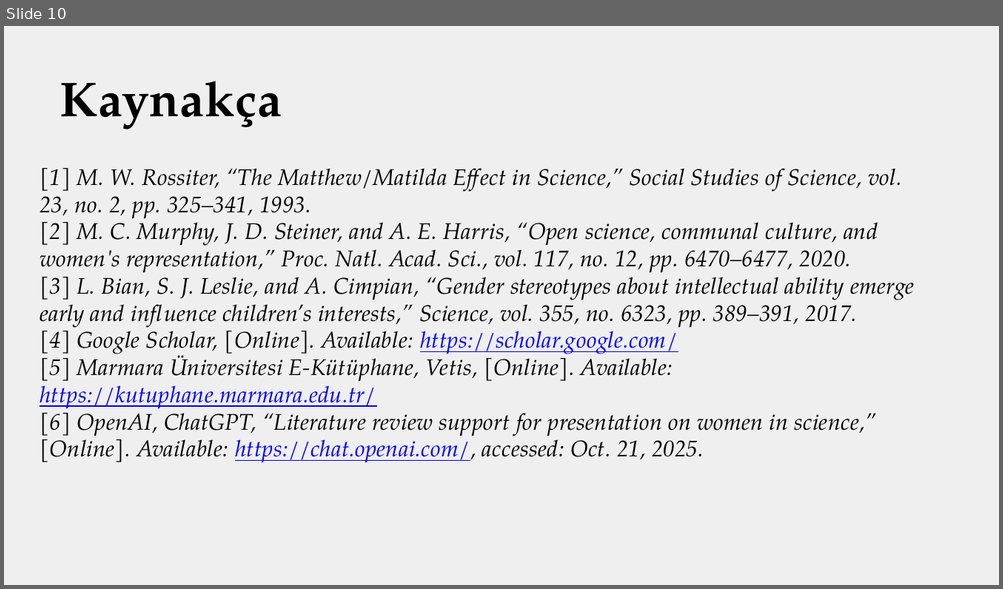
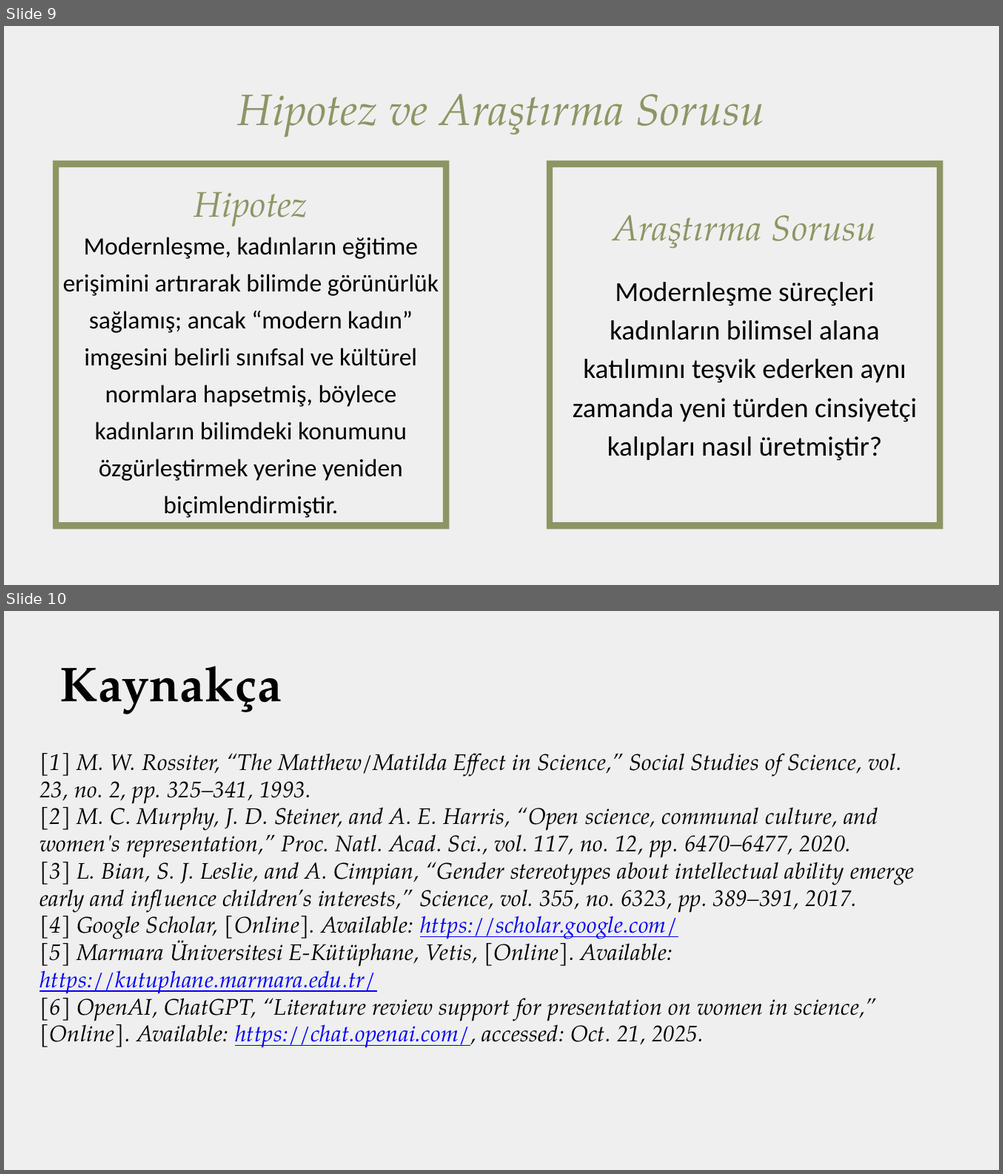
Before and after one commit to beyzaozgu/Arastirma-Yontem-Teknikleri-Grup, a slide deck: Bilim Tarihinde Kadınların Gecikmiş Katılımı ; Engeller , Algılar ve Dönüşümler MP2.pptx. Shown one above the other, each under a label of ours: slide 10 before the commit, slides 9 and 10 after it. The pictures are 1003x589 and 1003x1174 pixels, drawn with LibreOffice and Linux fonts; fonts in the diff are those of the drawing; background and template pictures are left out. Boxes give left, top, right and bottom in pixels: in the first picture for what was removed or moved away, otherwise in the second. Text is boxed around its words. In the diff, an @@ line names an element or a change of style, - is before the commit and + after.

Commit message:
MP2

```diff
--- a/Bilim Tarihinde Kadınların Gecikmiş Katılımı ; Engeller , Algılar ve Dönüşümler MP2.pptx
+++ b/Bilim Tarihinde Kadınların Gecikmiş Katılımı ; Engeller , Algılar ve Dönüşümler MP2.pptx
@@ slide 9 added at (4,26,999,585), background #EFEFEF @@
@@ text added at (237,94,764,137), 63.6 pt, text #8E9564, italic @@
+Hipotez ve Araştırma Sorusu
@@ freeform shape added at (53,161,449,530), fill #8E9564 @@
@@ freeform shape added at (546,161,943,530), fill #8E9564 @@
@@ text added at (194,192,307,227), 51.7 pt, text #8E9564, italic @@
+Hipotez
@@ text added at (612,215,876,249), 51.7 pt, text #8E9564, italic @@
+Araştırma Sorusu
@@ text added at (63,237,438,518), 36 pt, text #000000 @@
+Modernleşme, kadınların eğitime erişimini artırarak bilimde görünürlük sağlamış; ancak “modern kadın” imgesini belirli sınıfsal ve kültürel normlara hapsetmiş, böylece kadınların bilimdeki konumunu özgürleştirmek yerine yeniden biçimlendirmiştir.
@@ text added at (572,282,916,461), 40 pt, text #000000 @@
+Modernleşme süreçleri kadınların bilimsel alana katılımını teşvik ederken aynı zamanda yeni türden cinsiyetçi kalıpları nasıl üretmiştir?
```
Also in this commit, not shown: 1 slide removed.
